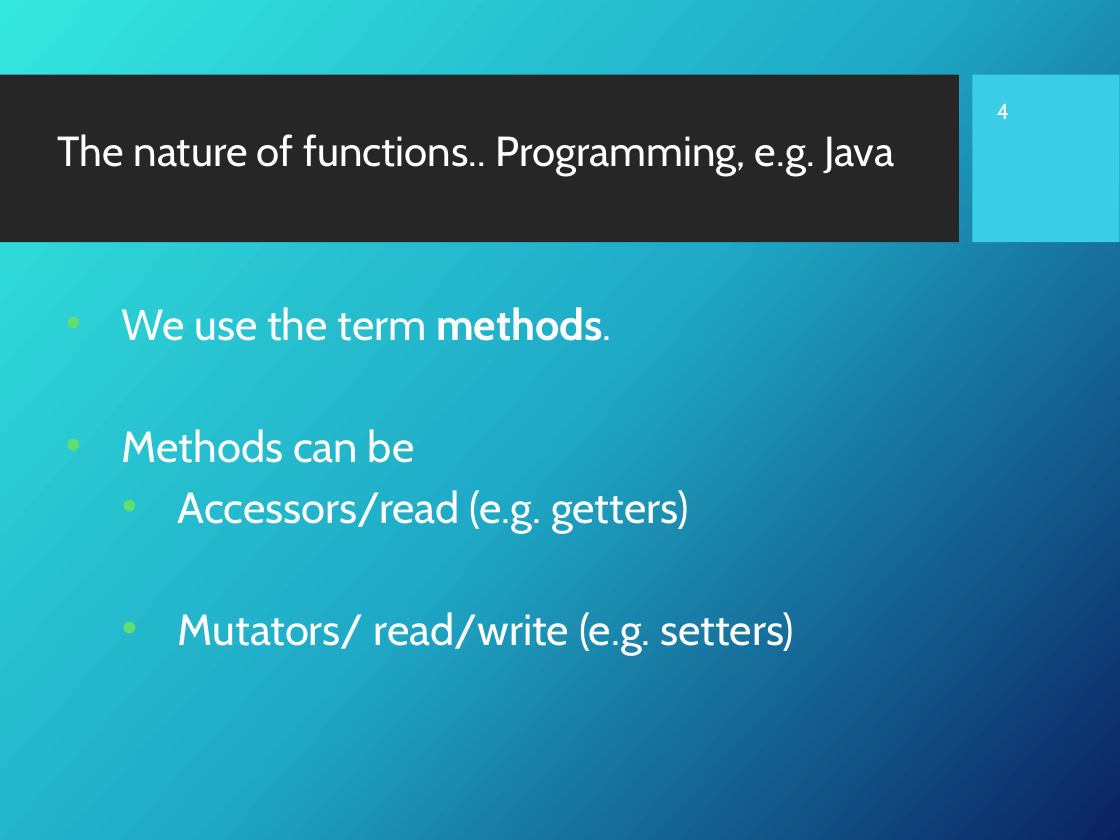
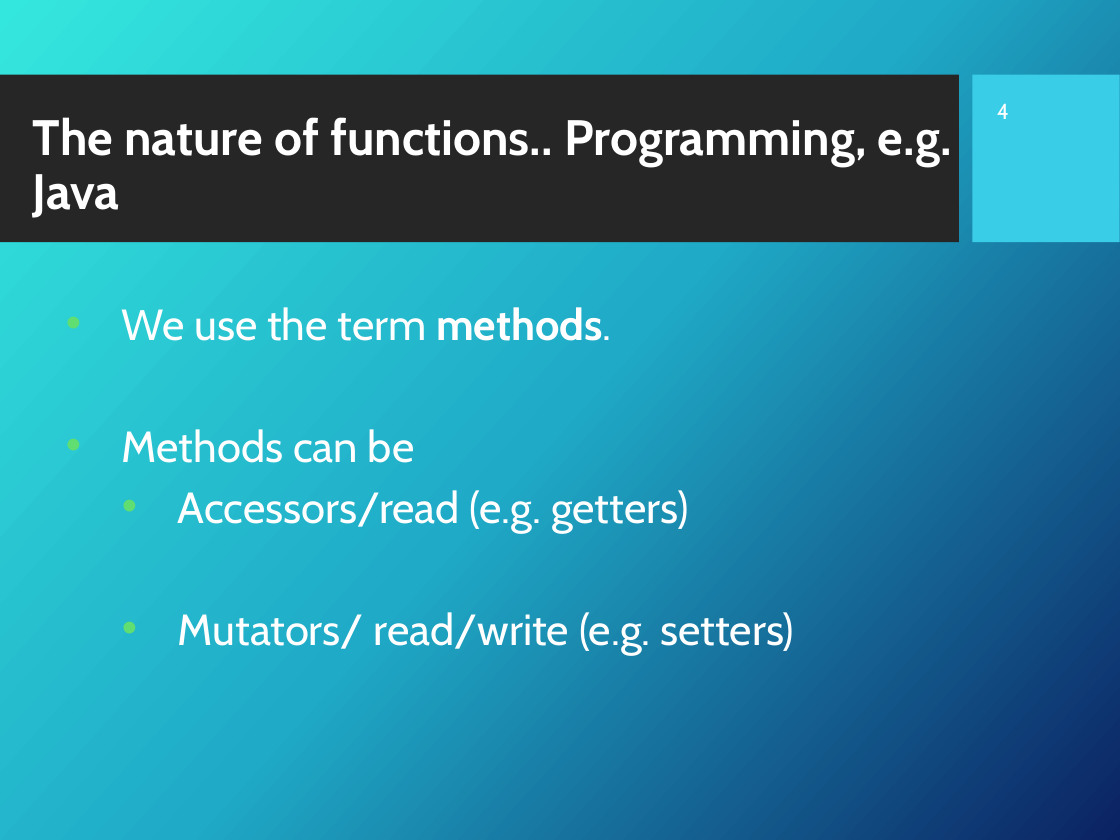
Before and after one commit to Fun-Prog-26/fun-prog-26, a slide deck: slide 5 of topic04-functions-and-lambda-calculus/unit-04a-lectures/talk-1/a-functions.pptx. Drawn at 1120x840 pixels with LibreOffice and Linux fonts; fonts in the diff are those of the drawing; background and template pictures are left out. Boxes give left, top, right and bottom in pixels: in the first picture for what was removed or moved away, otherwise in the second. Text is boxed around its words. In the diff, an @@ line names an element or a change of style, - is before the commit and + after.

```diff
--- a/topic04-functions-and-lambda-calculus/unit-04a-lectures/talk-1/a-functions.pptx
+++ b/topic04-functions-and-lambda-calculus/unit-04a-lectures/talk-1/a-functions.pptx
@@ title "The nature of functions.. Programming, ...": place and size @@
-title "The nature of functions.. Programming, ..." at (58, 134, 894, 176)
+title "The nature of functions.. Programming, ..." at (33, 117, 952, 218)
@@ title "The nature of functions.. Programming, ..." at (33, 117, 952, 218): size 27 to 32 pt, bold on @@
```
Also in this commit, not shown: 28 other slides changed, 7 other files.
